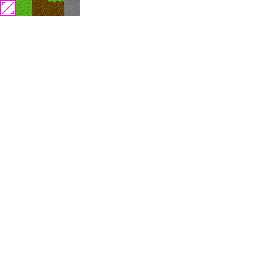
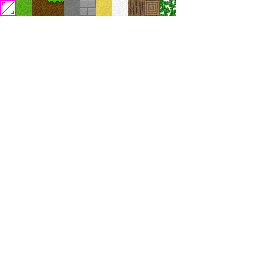
Layers edited between the first and the second 256px x 256px image:
added layer "Leaves" above "Brick" over 160, 0, 176, 16
added layer "Brick" above "Stone" over 80, 0, 97, 16
added layer "TreeTop" above "Tree" over 144, 0, 160, 16
added layer "Tree" above "Snow" over 128, 0, 144, 16
added layer "Snow" above "Sand" over 112, 0, 128, 16
added layer "Sand" above "GrassSide" over 96, 0, 112, 16
painted on "GrassSide" over 48, 1, 64, 4
